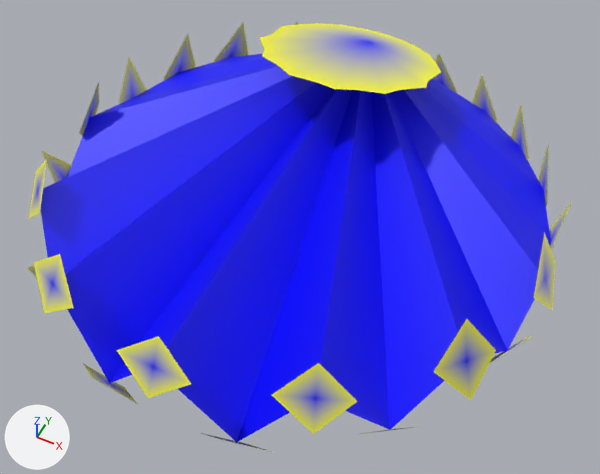
An edit to the glTF model samples/models/scallopFacets.glb, drawn before and after from the same camera.
One viewpoint serves both versions: a 50 mm lens placed at (3.16, -6.24, 7.16), pointed at (0.2, -0.31, -0.26). Arrows for +X, +Y and +Z are at lower left; the lights stay in place.
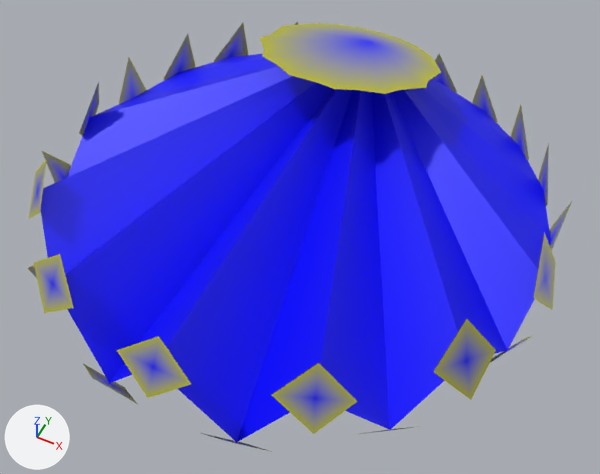
What differs and where, as boxes [x1, y1, x2, y2] in the pictures (600 x 474 px):
part 1 of me_mesh_0, recoloured
    both: [28, 22, 572, 452]

Diff of the bpy script that builds the scene:
```diff
--- a/samples/models/scallopFacets.glb.py
+++ b/samples/models/scallopFacets.glb.py
@@ me_mesh_0 @@
 me_mesh_0.from_pydata(...)  # 170 vertices, 192 faces; spans x -3.19..3.19, y -3.17..3.0, z -1.51..1.5
 # used by ob_mesh_0; location = (0.0, 0.0, 0.0)
+# me_mesh_0 part 1: 144 faces centred in x -3.07..3.07, y -3.06..3.0, z -1.33..1.33 are repainted in the vertex colours; the middle colour goes from yellow #ffff00 to yellow #bcbc00
 me_mesh_0.materials.append(mat_material)
```
